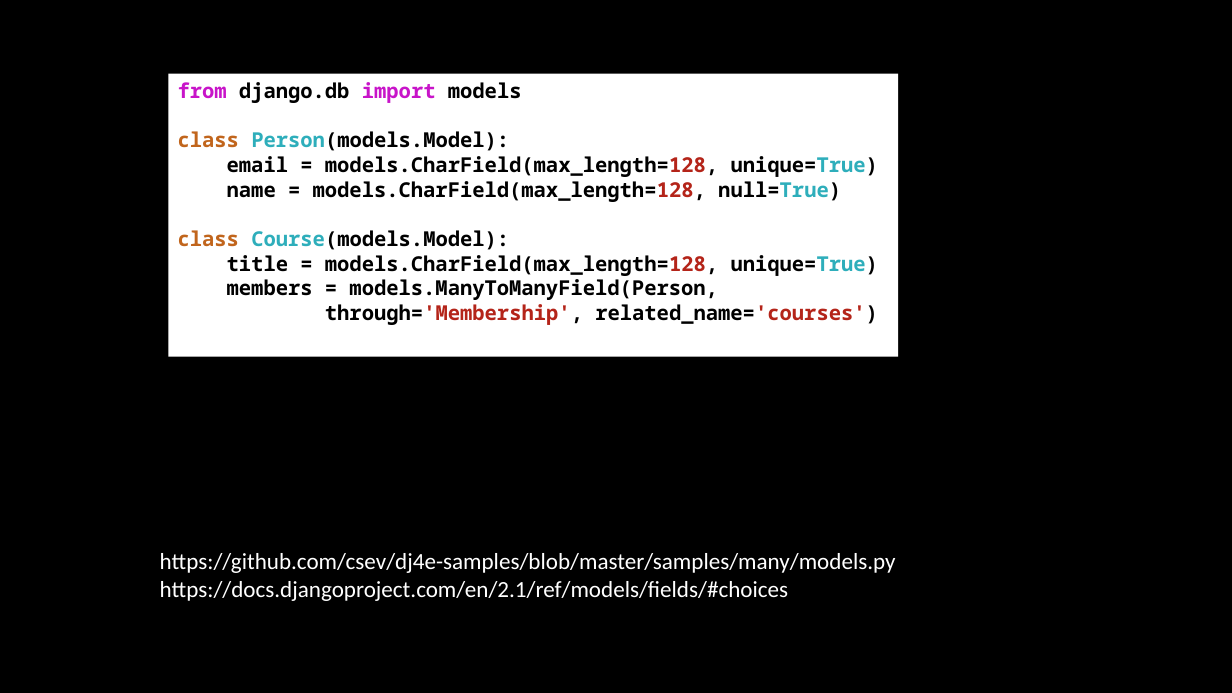
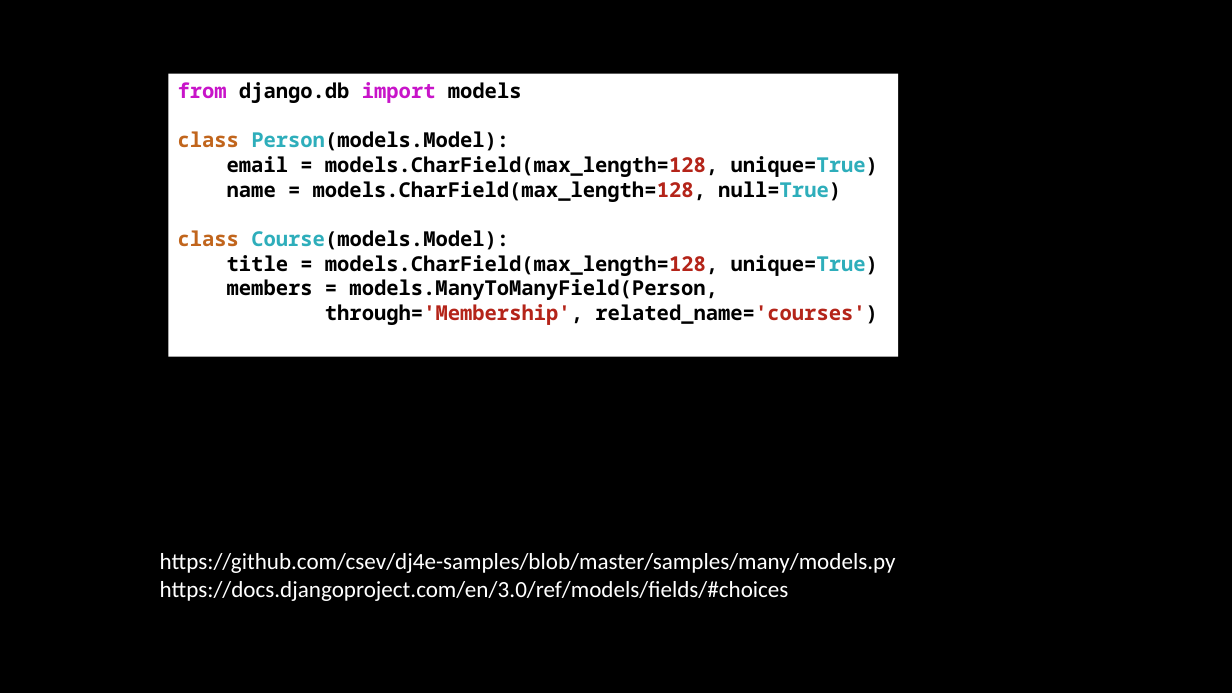
Before and after one commit to csev/dj4e, a slide deck: slide 20 of lectures/DJ-04-Many-To-Many.pptx. Drawn at 1232x693 pixels with LibreOffice and Linux fonts; fonts in the diff are those of the drawing. Boxes give left, top, right and bottom in pixels: in the first picture for what was removed or moved away, otherwise in the second. Text is boxed around its words. In the diff, an @@ line names an element or a change of style, - is before the commit and + after.

```diff
--- a/lectures/DJ-04-Many-To-Many.pptx
+++ b/lectures/DJ-04-Many-To-Many.pptx
@@ text at (160, 581, 789, 601): text changed @@
-https://docs.djangoproject.com/en/2.1/ref/models/fields/#choices
+https://docs.djangoproject.com/en/3.0/ref/models/fields/#choices
```
Also in this commit, not shown: 38 other files.
